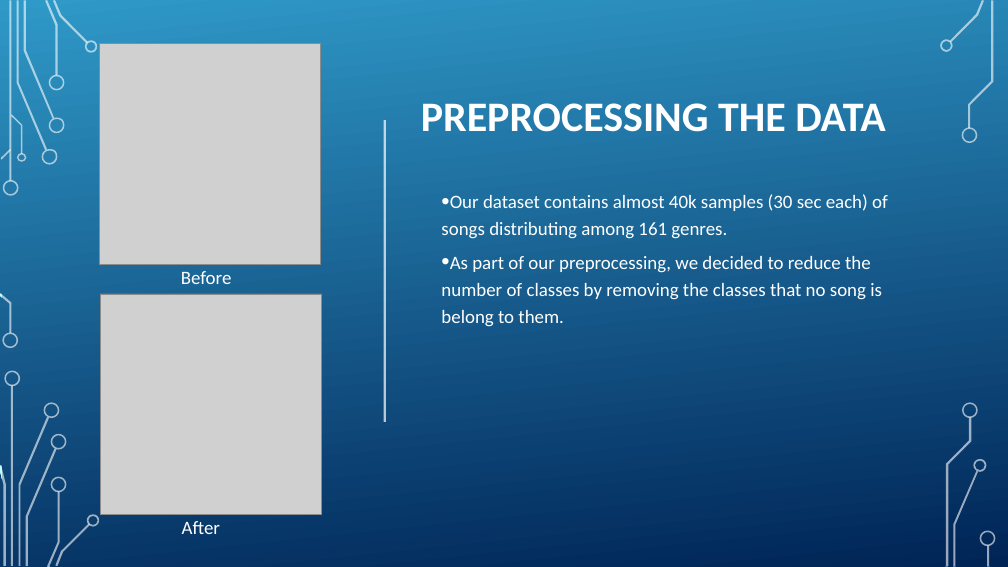
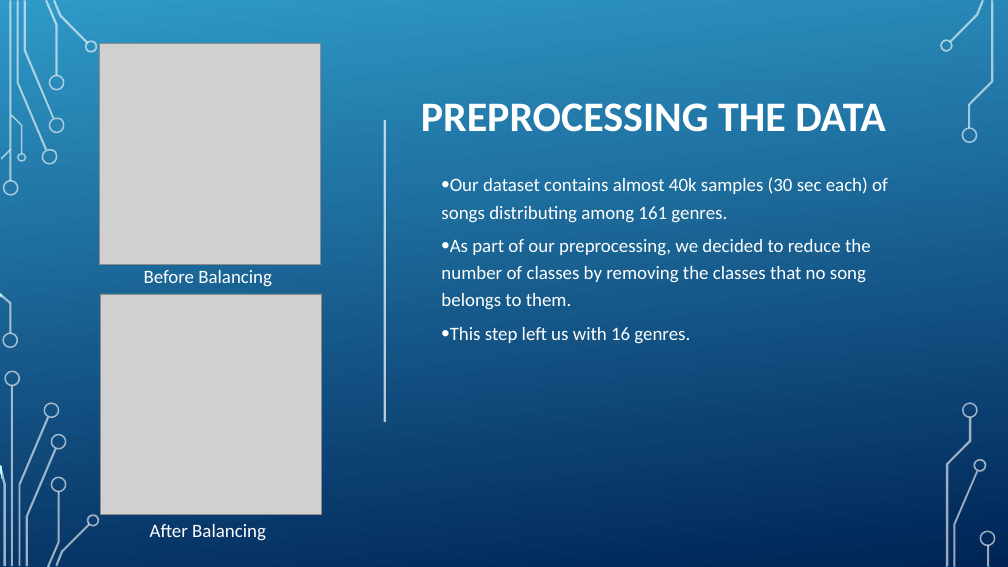
Before and after one commit to netanellevine/Songs_Genres_Classification, a slide deck: slide 4 of Deep learning presentation.pptx. Drawn at 1008x567 pixels with LibreOffice and Linux fonts; fonts in the diff are those of the drawing; grey boxes stand for pictures; background and template pictures are left out. Boxes give left, top, right and bottom in pixels: in the first picture for what was removed or moved away, otherwise in the second. Text is boxed around its words. In the diff, an @@ line names an element or a change of style, - is before the commit and + after.

```diff
--- a/Deep learning presentation.pptx
+++ b/Deep learning presentation.pptx
@@ text at bbox=[441, 239, 871, 344]: text changed @@
-• As part of our preprocessing, we decided to reduce the number of classes by removing the classes that no song is belong to them.
+• As part of our preprocessing, we decided to reduce the number of classes by removing the classes that no song belongs to them.
+• This step left us with 16 genres.
@@ text at bbox=[144, 270, 272, 287]: text changed @@
-Before
+Before Balancing
@@ text at bbox=[150, 524, 266, 541]: text changed @@
-After
+After Balancing
```
Also in this commit, not shown: 5 other slides changed, 2 slides added, 2 other files.
